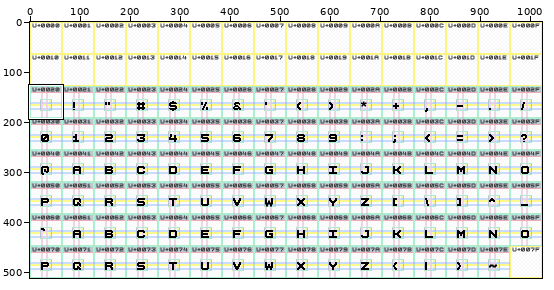
Two states of a pixel-art file, projects/Basic Latin/design.aseprite. The picture above shows the old version from afar; the outline marks the close-up.
Close-up. Before:
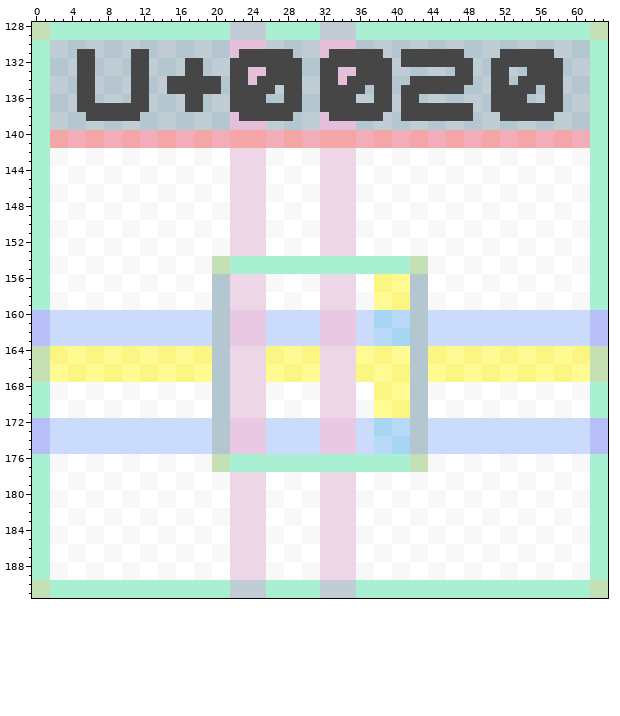
1024x512 pixels, 1 frame. Colours within 5 levels of each other are drawn and written as one. Shown: x 0..63, y 128..191.
The result:
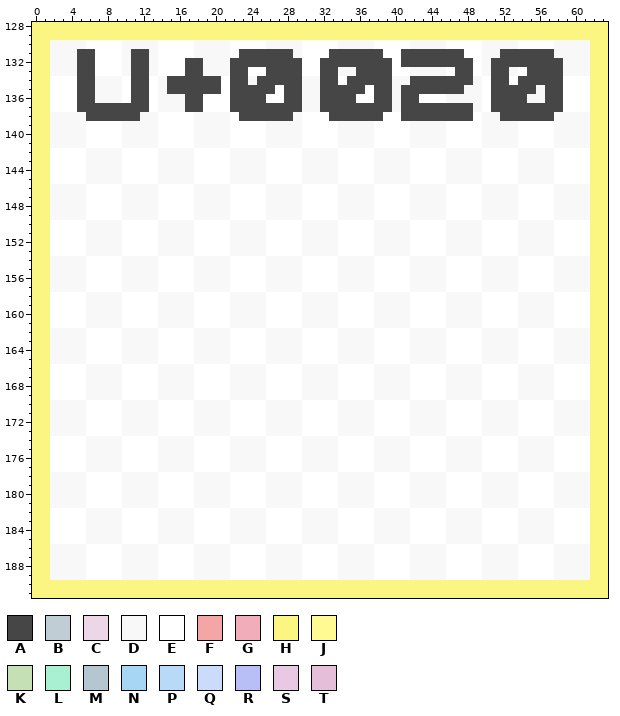
Palette (. is transparent): A #464646  B #c0cdd4  C #edd6e6  D #f8f8f8  E #ffffff  F #f4a6a6  G #f2adba  H #fbf581  J #fffa91  K #c6e0b6  L #a9f0d3  M #b4c7d1  N #a7d6f4  P #b9d9f8  Q #cbdbfc  R #b7bff6  S #e8c8e2  T #e5bfda
Diff:
Layer "Font Table":
y 128..129: x 0..63 KKLLLLLLLLLLLLLLLLLLLLBBBBLLLLLLBBBBLLLLLLLLLLLLLLLLLLLLLLLLLLKK -> HHHHHHHHHHHHHHHHHHHHHHHHHHHHHHHHHHHHHHHHHHHHHHHHHHHHHHHHHHHHHHHH
y 130: x 0..63 LLBBMMBBMMBBMMBBMMBBMMTTTTBBMMBBTTTTMMBBMMBBMMBBMMBBMMBBMMBBMMLL -> HHDDDDEEEEDDDDEEEEDDDDEEEEDDDDEEEEDDDDEEEEDDDDEEEEDDDDEEEEDDDDHH
y 131: x 0..4 LLBBM -> HHDDD; x 7..10 BMMB -> EEED; x 13..22 MBBMMBBMMT -> DEEEEDDDDE; x 29..32 MBBT -> DEEE; x 39..40 BM -> EE; x 48..51 MMBB -> EEDD; x 58..63 BBMMLL -> DDDDHH
y 132: x 0..4 LLMMB -> HHDDD; x 7..10 MBBM -> EEED; x 13..16 BMMB -> DEEE; x 19..21 MBB -> DDD; x 30..31 MM -> EE; x 40 B -> E; x 49..50 BM -> ED; x 59..63 MBBLL -> DDDHH
y 133: x 0..4 LLMMB -> HHDDD; x 7..10 MBBM -> EEED; x 13..16 BMMB -> DEEE; x 19..21 MBB -> DDD; x 24..25 TT -> EE; x 30..31 MM -> EE; x 34..35 TT -> DD; x 40..46 BBMMBBM -> EEDDDDE; x 49..50 BM -> ED; x 53..54 BM -> DE; x 59..63 MBBLL -> DDDHH
y 134: x 0..4 LLBBM -> HHEEE; x 7..10 BMMB -> DDDE; x 13..14 MB -> ED; x 21 M -> E; x 24 T -> D; x 30..31 BB -> DD; x 34 T -> E; x 40..41 MM -> DD; x 49..50 MB -> DE; x 53 M -> E; x 59..63 BMMLL -> EEEHH
y 135: x 0..4 LLBBM -> HHEEE; x 7..10 BMMB -> DDDE; x 13..14 MB -> ED; x 21 M -> E; x 27 B -> E; x 30..31 BB -> DD; x 37 M -> E; x 40 M -> D; x 48..50 MMB -> DDE; x 56 M -> D; x 59..63 BMMLL -> EEEHH
y 136: x 0..4 LLMMB -> HHEEE; x 7..10 MBBM -> DDDE; x 13..16 BMMB -> EDDD; x 19..21 MBB -> EEE; x 26..27 MM -> EE; x 30..31 MM -> DD; x 36..37 BB -> EE; x 40 B -> D; x 43..50 MBBMMBBM -> EEEDDDDE; x 55..56 MB -> DD; x 59..63 MBBLL -> EEEHH
y 137: x 0..4 LLMMB -> HHEEE; x 13..16 BMMB -> EDDD; x 19..21 MBB -> EEE; x 30..31 MM -> DD; x 40 B -> D; x 49..50 BM -> DE; x 59..63 MBBLL -> EEEHH
y 138: x 0..5 LLBBMM -> HHDDDD; x 12..22 MMBBMMBBMMT -> DDEEEEDDDDE; x 29..32 MBBT -> DEEE; x 39..40 BM -> EE; x 49..51 MBB -> EDD; x 58..63 BBMMLL -> DDDDHH
y 139: x 0..63 LLBBMMBBMMBBMMBBMMBBMMTTTTBBMMBBTTTTMMBBMMBBMMBBMMBBMMBBMMBBMMLL -> HHDDDDEEEEDDDDEEEEDDDDEEEEDDDDEEEEDDDDEEEEDDDDEEEEDDDDEEEEDDDDHH
y 140..141: x 0..63 LLFFGGFFGGFFGGFFGGFFGGFFFFGGFFGGFFFFGGFFGGFFGGFFGGFFGGFFGGFFGGLL -> HHDDDDEEEEDDDDEEEEDDDDEEEEDDDDEEEEDDDDEEEEDDDDEEEEDDDDEEEEDDDDHH
y 142..143: x 0..3 LLDD -> HHEE; x 8..11 EEDD -> DDEE; x 16..19 EEDD -> DDEE; x 22..27 CCCCDD -> DDDDEE; x 32..39 CCCCDDEE -> DDEEEEDD; x 44..47 DDEE -> EEDD; x 52..55 DDEE -> EEDD; x 60..63 DDLL -> EEHH
y 144..145: x 0..1 LL -> HH; x 4..7 DDEE -> EEDD; x 12..15 DDEE -> EEDD; x 20..25 DDCCCC -> EEDDDD; x 28..35 DDEECCCC -> EEDDDDEE; x 40..43 EEDD -> DDEE; x 48..51 EEDD -> DDEE; x 56..59 EEDD -> DDEE; x 62..63 LL -> HH
y 146..147: x 0..1 LL -> HH; x 4..7 EEDD -> DDEE; x 12..15 EEDD -> DDEE; x 20..25 EECCCC -> DDEEEE; x 28..35 EEDDCCCC -> DDEEEEDD; x 40..43 DDEE -> EEDD; x 48..51 DDEE -> EEDD; x 56..59 DDEE -> EEDD; x 62..63 LL -> HH
y 148..149: x 0..3 LLEE -> HHDD; x 8..11 DDEE -> EEDD; x 16..19 DDEE -> EEDD; x 22..27 CCCCEE -> EEEEDD; x 32..39 CCCCEEDD -> EEDDDDEE; x 44..47 EEDD -> DDEE; x 52..55 EEDD -> DDEE; x 60..63 EELL -> DDHH
y 150..151: x 0..3 LLDD -> HHEE; x 8..11 EEDD -> DDEE; x 16..19 EEDD -> DDEE; x 22..27 CCCCDD -> DDDDEE; x 32..39 CCCCDDEE -> DDEEEEDD; x 44..47 DDEE -> EEDD; x 52..55 DDEE -> EEDD; x 60..63 DDLL -> EEHH
y 152..153: x 0..1 LL -> HH; x 4..7 DDEE -> EEDD; x 12..15 DDEE -> EEDD; x 20..25 DDCCCC -> EEDDDD; x 28..35 DDEECCCC -> EEDDDDEE; x 40..43 EEDD -> DDEE; x 48..51 EEDD -> DDEE; x 56..59 EEDD -> DDEE; x 62..63 LL -> HH
y 154..155: x 0..1 LL -> HH; x 4..7 EEDD -> DDEE; x 12..15 EEDD -> DDEE; x 20..43 KKLLLLLLLLLLLLLLLLLLLLKK -> DDEEEEDDDDEEEEDDDDEEEEDD; x 48..51 DDEE -> EEDD; x 56..59 DDEE -> EEDD; x 62..63 LL -> HH
y 156..157: x 0..3 LLEE -> HHDD; x 8..11 DDEE -> EEDD; x 16..25 DDEEMMCCCC -> EEDDDDEEEE; x 28..47 EEDDCCCCEEHHJJMMEEDD -> DDEEEEDDDDEEEEDDDDEE; x 52..55 EEDD -> DDEE; x 60..63 EELL -> DDHH
y 158..159: x 0..3 LLDD -> HHEE; x 8..11 EEDD -> DDEE; x 16..25 EEDDMMCCCC -> DDEEEEDDDD; x 28..47 DDEECCCCDDJJHHMMDDEE -> EEDDDDEEEEDDDDEEEEDD; x 52..55 DDEE -> EEDD; x 60..63 DDLL -> EEHH
y 160..161: x 0..63 RRQQQQQQQQQQQQQQQQQQMMSSSSQQQQQQSSSSQQNNPPMMQQQQQQQQQQQQQQQQQQRR -> HHEEEEDDDDEEEEDDDDEEEEDDDDEEEEDDDDEEEEDDDDEEEEDDDDEEEEDDDDEEEEHH
y 162..163: x 0..63 RRQQQQQQQQQQQQQQQQQQMMSSSSQQQQQQSSSSQQPPNNMMQQQQQQQQQQQQQQQQQQRR -> HHDDDDEEEEDDDDEEEEDDDDEEEEDDDDEEEEDDDDEEEEDDDDEEEEDDDDEEEEDDDDHH
y 164..165: x 0..63 KKHHJJHHJJHHJJHHJJHHMMCCCCHHJJHHCCCCJJHHJJMMHHJJHHJJHHJJHHJJHHKK -> HHDDDDEEEEDDDDEEEEDDDDEEEEDDDDEEEEDDDDEEEEDDDDEEEEDDDDEEEEDDDDHH
y 166..167: x 0..63 KKJJHHJJHHJJHHJJHHJJMMCCCCJJHHJJCCCCHHJJHHMMJJHHJJHHJJHHJJHHJJKK -> HHEEEEDDDDEEEEDDDDEEEEDDDDEEEEDDDDEEEEDDDDEEEEDDDDEEEEDDDDEEEEHH
y 168..169: x 0..3 LLDD -> HHEE; x 8..11 EEDD -> DDEE; x 16..27 EEDDMMCCCCDD -> DDEEEEDDDDEE; x 32..35 CCCC -> DDEE; x 38..47 HHJJMMDDEE -> DDDDEEEEDD; x 52..55 DDEE -> EEDD; x 60..63 DDLL -> EEHH
y 170..171: x 0..3 LLEE -> HHDD; x 8..11 DDEE -> EEDD; x 16..27 DDEEMMCCCCEE -> EEDDDDEEEEDD; x 32..35 CCCC -> EEDD; x 38..47 JJHHMMEEDD -> EEEEDDDDEE; x 52..55 EEDD -> DDEE; x 60..63 EELL -> DDHH
y 172..173: x 0..63 RRQQQQQQQQQQQQQQQQQQMMSSSSQQQQQQSSSSQQNNPPMMQQQQQQQQQQQQQQQQQQRR -> HHDDDDEEEEDDDDEEEEDDDDEEEEDDDDEEEEDDDDEEEEDDDDEEEEDDDDEEEEDDDDHH
y 174..175: x 0..63 RRQQQQQQQQQQQQQQQQQQMMSSSSQQQQQQSSSSQQPPNNMMQQQQQQQQQQQQQQQQQQRR -> HHEEEEDDDDEEEEDDDDEEEEDDDDEEEEDDDDEEEEDDDDEEEEDDDDEEEEDDDDEEEEHH
y 176..177: x 0..3 LLDD -> HHEE; x 8..11 EEDD -> DDEE; x 16..47 EEDDKKLLLLLLLLLLLLLLLLLLLLKKDDEE -> DDEEEEDDDDEEEEDDDDEEEEDDDDEEEEDD; x 52..55 DDEE -> EEDD; x 60..63 DDLL -> EEHH
y 178..179: x 0..3 LLEE -> HHDD; x 8..11 DDEE -> EEDD; x 16..19 DDEE -> EEDD; x 22..27 CCCCEE -> EEEEDD; x 32..39 CCCCEEDD -> EEDDDDEE; x 44..47 EEDD -> DDEE; x 52..55 EEDD -> DDEE; x 60..63 EELL -> DDHH
y 180..181: x 0..1 LL -> HH; x 4..7 EEDD -> DDEE; x 12..15 EEDD -> DDEE; x 20..25 EECCCC -> DDEEEE; x 28..35 EEDDCCCC -> DDEEEEDD; x 40..43 DDEE -> EEDD; x 48..51 DDEE -> EEDD; x 56..59 DDEE -> EEDD; x 62..63 LL -> HH
y 182..183: x 0..1 LL -> HH; x 4..7 DDEE -> EEDD; x 12..15 DDEE -> EEDD; x 20..25 DDCCCC -> EEDDDD; x 28..35 DDEECCCC -> EEDDDDEE; x 40..43 EEDD -> DDEE; x 48..51 EEDD -> DDEE; x 56..59 EEDD -> DDEE; x 62..63 LL -> HH
y 184..185: x 0..3 LLDD -> HHEE; x 8..11 EEDD -> DDEE; x 16..19 EEDD -> DDEE; x 22..27 CCCCDD -> DDDDEE; x 32..39 CCCCDDEE -> DDEEEEDD; x 44..47 DDEE -> EEDD; x 52..55 DDEE -> EEDD; x 60..63 DDLL -> EEHH
y 186..187: x 0..3 LLEE -> HHDD; x 8..11 DDEE -> EEDD; x 16..19 DDEE -> EEDD; x 22..27 CCCCEE -> EEEEDD; x 32..39 CCCCEEDD -> EEDDDDEE; x 44..47 EEDD -> DDEE; x 52..55 EEDD -> DDEE; x 60..63 EELL -> DDHH
y 188..189: x 0..1 LL -> HH; x 4..7 EEDD -> DDEE; x 12..15 EEDD -> DDEE; x 20..25 EECCCC -> DDEEEE; x 28..35 EEDDCCCC -> DDEEEEDD; x 40..43 DDEE -> EEDD; x 48..51 DDEE -> EEDD; x 56..59 DDEE -> EEDD; x 62..63 LL -> HH
y 190..191: x 0..63 KKLLLLLLLLLLLLLLLLLLLLBBBBLLLLLLBBBBLLLLLLLLLLLLLLLLLLLLLLLLLLKK -> HHHHHHHHHHHHHHHHHHHHHHHHHHHHHHHHHHHHHHHHHHHHHHHHHHHHHHHHHHHHHHHH
